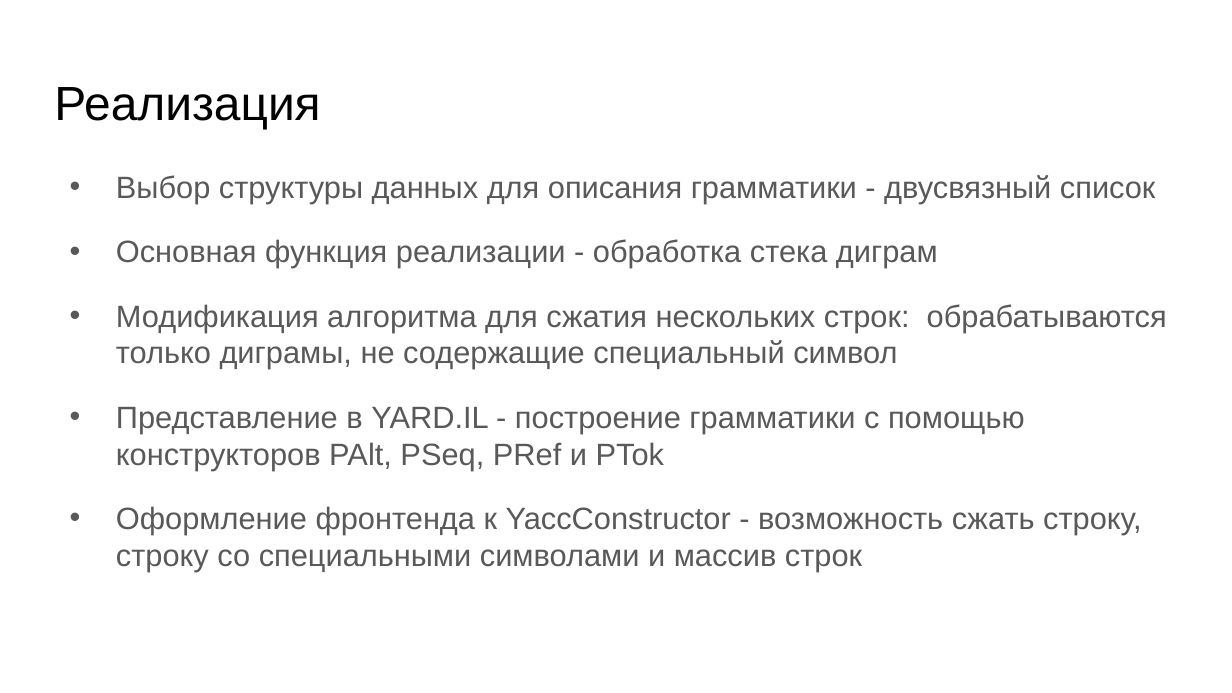
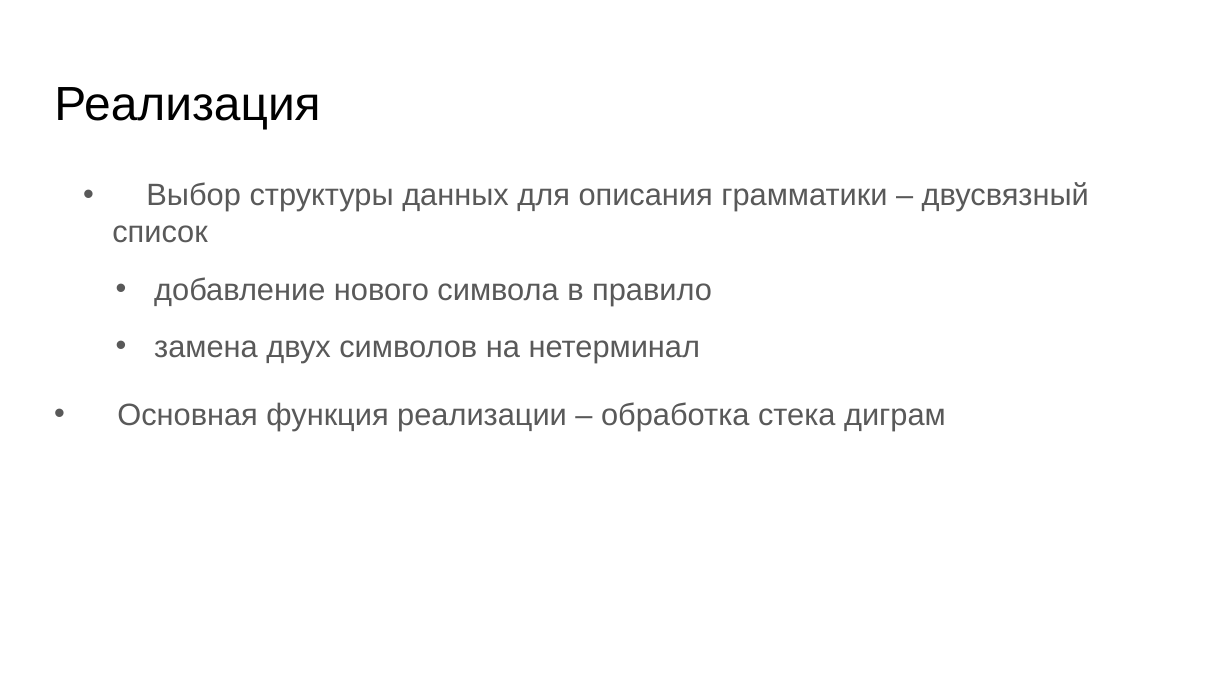
Before and after one commit to YaccConstructor/articles, a slide deck: slide 8 of 2017/diploma/ZinovyevaAnna/slides/slides.pptx. Drawn at 1232x693 pixels with LibreOffice and Linux fonts; fonts in the diff are those of the drawing. Boxes give left, top, right and bottom in pixels: in the first picture for what was removed or moved away, otherwise in the second. Text is boxed around its words. In the diff, an @@ line names an element or a change of style, - is before the commit and + after.

```diff
--- a/2017/diploma/ZinovyevaAnna/slides/slides.pptx
+++ b/2017/diploma/ZinovyevaAnna/slides/slides.pptx
@@ text removed at [116, 175, 1167, 572] @@
-• Выбор структуры данных для описания грамматики - двусвязный список
-• Основная функция реализации - обработка стека диграм
-• Модификация алгоритма для сжатия нескольких строк: обрабатываются только диграмы, не содержащие специальный символ
-• Представление в YARD.IL - построение грамматики с помощью конструкторов PAlt, PSeq, PRef и PTok
-• Оформление фронтенда к YaccConstructor - возможность сжать строку, строку со специальными символами и массив строк
@@ text added at [112, 182, 1089, 430], 18 pt, text #595959 @@
+  • Выбор структуры данных для описания грамматики – двусвязный список
+  • добавление нового символа в правило
+  • замена двух символов на нетерминал
+• Основная функция реализации – обработка стека диграм
```
Also in this commit, not shown: 8 other slides changed, 2 slides added, 3 other files.
